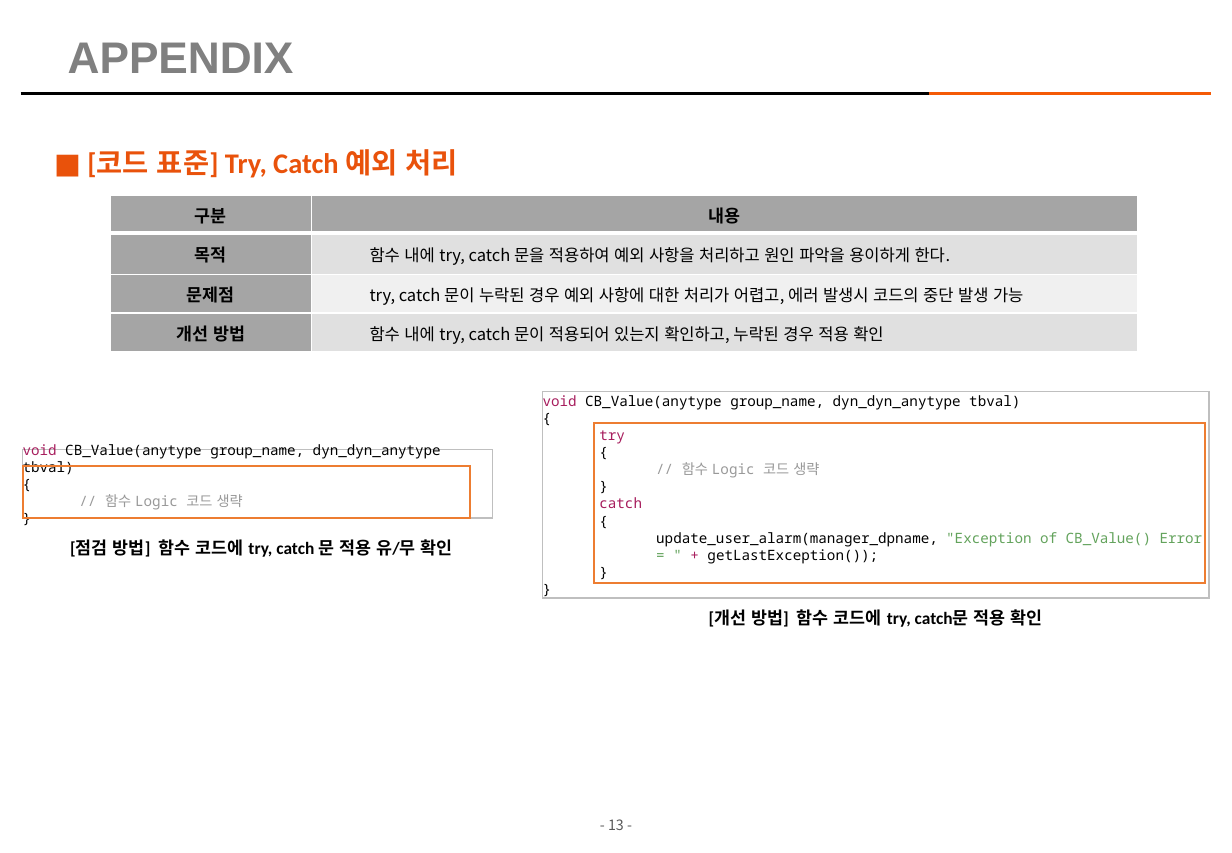
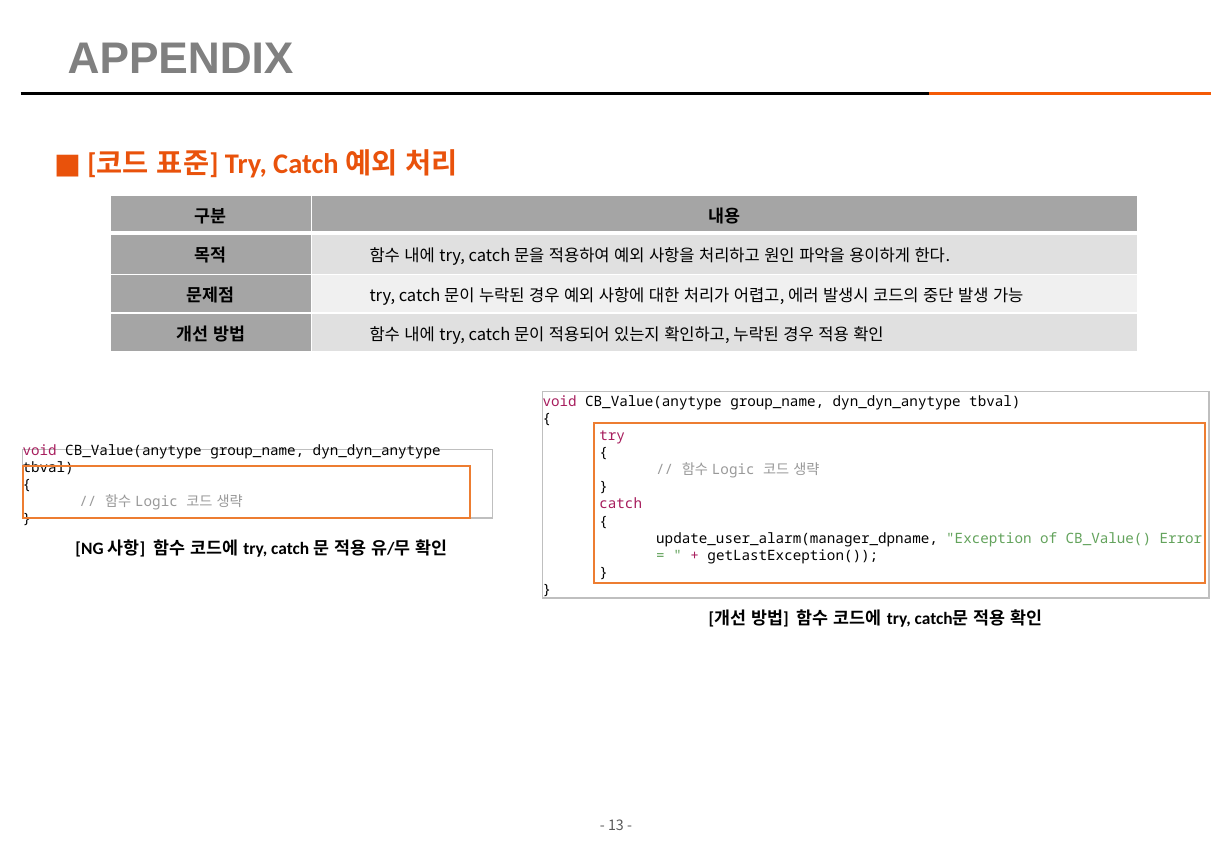
Before and after one commit to kimhopepa/PythonPjt, a slide deck: slide 13 of CodeReviewTool/doc/CodeReview_점검_Tool_매뉴얼.pptx. Drawn at 1232x853 pixels with LibreOffice and Linux fonts; fonts in the diff are those of the drawing; background and template pictures are left out. Boxes give left, top, right and bottom in pixels: in the first picture for what was removed or moved away, otherwise in the second. Text is boxed around its words. In the diff, an @@ line names an element or a change of style, - is before the commit and + after.

```diff
--- a/CodeReviewTool/doc/CodeReview_점검_Tool_매뉴얼.pptx
+++ b/CodeReviewTool/doc/CodeReview_점검_Tool_매뉴얼.pptx
@@ text at (75,539,448,557): text changed @@
-[점검 방법] 함수 코드에 try, catch 문 적용 유/무 확인
+[NG 사항] 함수 코드에 try, catch 문 적용 유/무 확인
```
Also in this commit, not shown: 6 other slides changed, 1 slide added, 2 other files.
